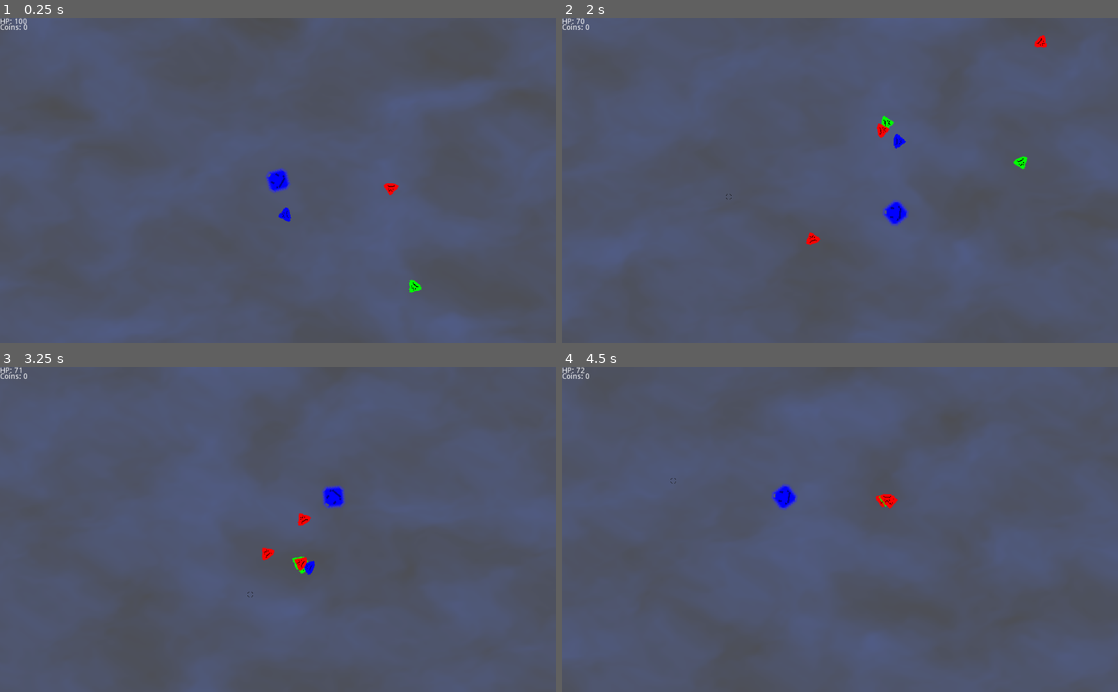
Above: before the commit, frames 1-4 (two rows, left to right).
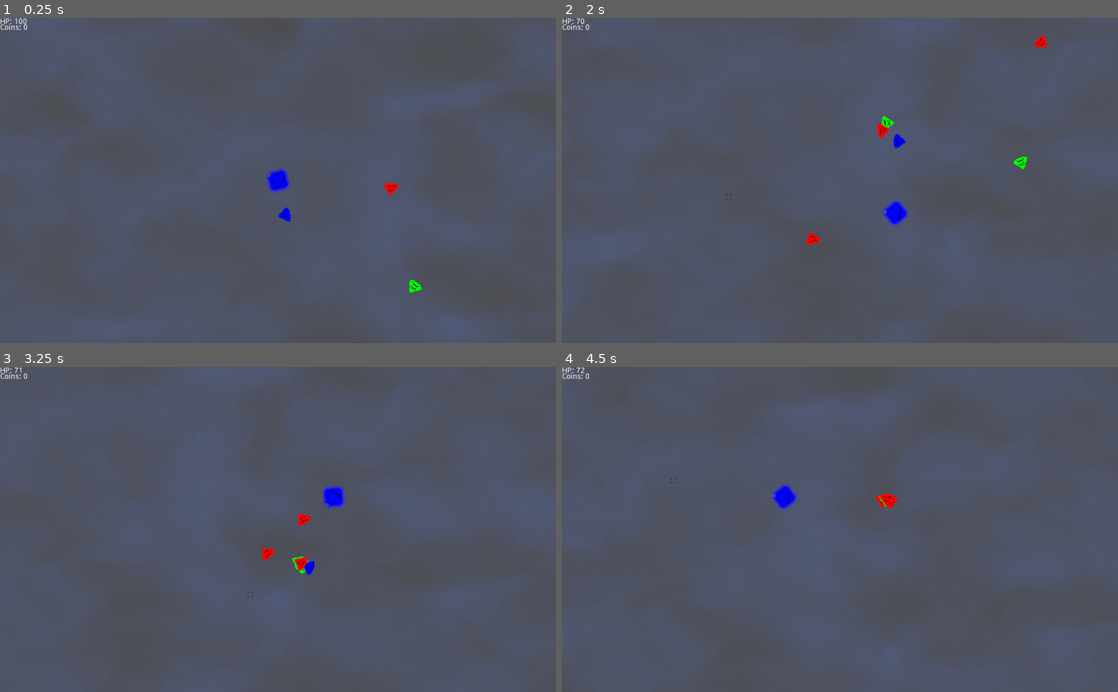
Above: after the commit, the same moments.

Repository: JuanG10/boss
Game: Godot game, scene res://proof of concept.tscn
The game is run twice, just before and just after one commit, with the same random seed, the same clock (stepped at 60 frames per second) and the same inputs. The engine's default icon, where the game draws it, is replaced by a stand-in: a white triangle on a blue panel in a dark square.
Inputs (mouse positions are in pixels of both pictures, inside the frame that each line leads up to):
- Up to frame 1 (0.25 s): no input
- Up to frame 2 (2 s): tap Enter (ui_accept) at 0.5, 0.77, 1.52 s; move the mouse to (962, 164) at 0.52 s; hold D (right) 0.53-1.28 s; tap E (next_color) at 0.6 s; move the mouse to (728, 196) at 1.27 s; hold S (down) from 1.28 s (still down); tap Q (previous_color) at 1.35 s
- Up to frame 3 (3.25 s): move the mouse to (333, 458) at 2.02 s; release S (down) at 2.03 s; hold D (right) 2.03-2.78 s; tap E (next_color) at 2.1 s; move the mouse to (250, 594) at 2.77 s; hold W (up) from 2.78 s (still down); tap Q (previous_color) at 2.85 s; tap Enter (ui_accept) at 3.02 s
- Up to frame 4 (4.5 s): move the mouse to (1006, 578) at 3.52 s; release W (up) at 3.53 s; hold A (left) from 3.53 s (still down); tap E (next_color) at 3.6 s; tap Enter (ui_accept) at 3.77 s; move the mouse to (673, 480) at 4.27 s; tap Q (previous_color) at 4.35 s

The runs differ from the first frame. In frame 2, less than 0.1% of the frame differs, in the area x 52-100%, y 0-99%; in frame 3, 0.2%; in frame 4, 0.3%, in the area x 2-80%, y 3-90%.

Commit message:
fondoConfigurablePorVariables

Diff:
--- a/Fondos/Fog/FogBackground.gd
+++ b/Fondos/Fog/FogBackground.gd
@@ -1,7 +1,7 @@
 extends Sprite
 
 const COLORS = {
-	0 : Vector3(0.35, 0.48, 0.95), # Azul
+	0 : Vector3(0.35, 0.45, 0.8), # Azul
 	1 : Vector3(0.25, 0.88, 0.35),  # Verde
 	2 : Vector3(0.85, 0.38, 0.35) # Rojo
 }
--- a/Fondos/Fog/FogShader.tres
+++ b/Fondos/Fog/FogShader.tres
@@ -5,6 +5,7 @@
 
 uniform vec3 color; // AZUL_INICIAL = vec3(0.35, 0.48, 0.95)
 uniform int OCTAVES = 4;
+uniform float acceleration = 0.3;
 
 float rand(vec2 coord){
 	return fract(sin(dot(coord.xy ,vec2(12.9898,78.233))) * 43758.5453);
@@ -39,7 +40,7 @@
 void fragment() {
 	vec2 coord = UV * 25.0;
 
-	vec2 motion = vec2( fbm(coord + vec2(TIME * -0.55, TIME * 0.55)) );
+	vec2 motion = vec2( fbm(coord + vec2(TIME * -acceleration, TIME * acceleration)) );
 
 	float final = fbm(coord + motion);
 
@@ -49,5 +50,6 @@
 
 [resource]
 shader = SubResource( 1 )
-shader_param/color = Vector3( 0.35, 0.48, 0.95 )
+shader_param/color = Vector3( 0.35, 0.45, 0.8 )
 shader_param/OCTAVES = 4
+shader_param/acceleration = 0.3
--- a/Player/RedBehavior.gd
+++ b/Player/RedBehavior.gd
@@ -1,5 +1,4 @@
 extends Node
-
 
 var burn = true
 var heal = false
--- a/proof of concept.tscn
+++ b/proof of concept.tscn
@@ -23,6 +23,7 @@
 [node name="AudioStreamPlayer2D" type="AudioStreamPlayer2D" parent="Player"]
 stream = ExtResource( 4 )
 volume_db = -10.0
+autoplay = true
 
 [node name="CanvasLayer" type="CanvasLayer" parent="Player"]
 
